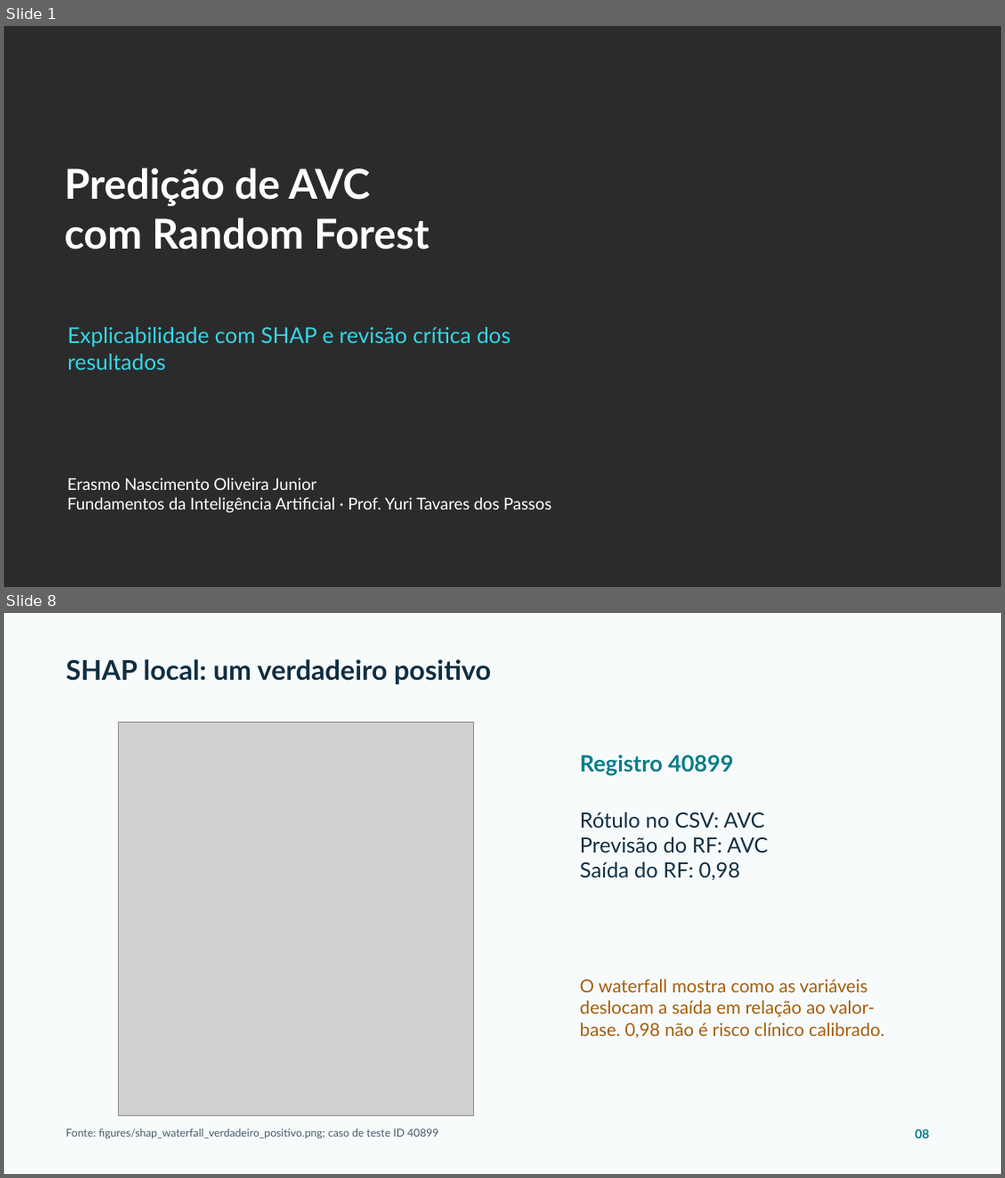
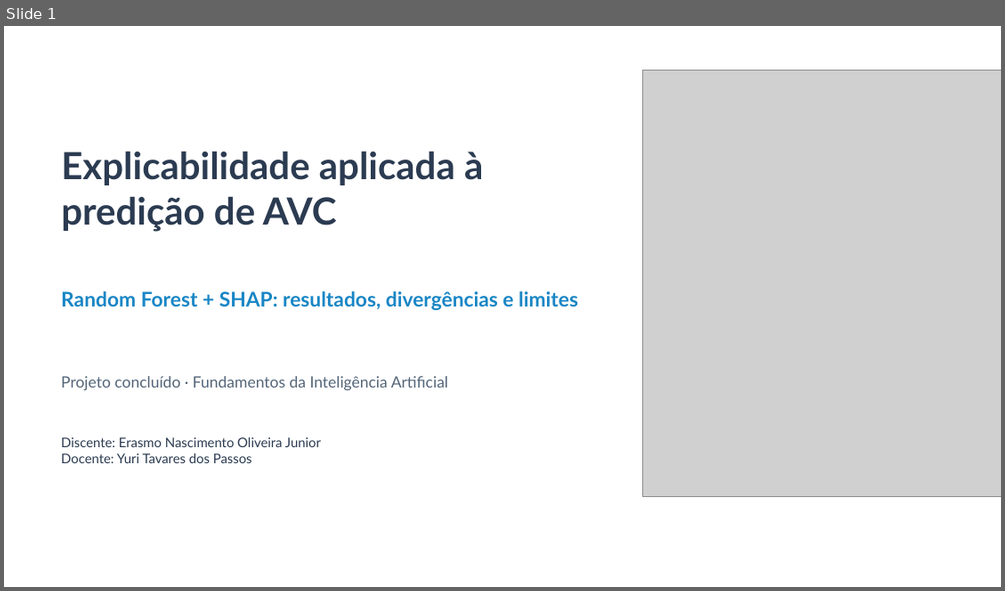
Before and after one commit to Erasmojuniordev/xai-avc-shap, a slide deck: projeto-python/apresentacao/Apresentacao_Critica_AVC_SHAP.pptx. Shown one above the other, each under a label of ours: slides 1 and 8 before the commit, slide 1 after it; the slides between them are not shown. The pictures are 1005x1178 and 1005x591 pixels, drawn with LibreOffice and Linux fonts; fonts in the diff are those of the drawing; grey boxes stand for pictures; background and template pictures are left out; a plain dark background stands for a picture behind light text. Boxes give left, top, right and bottom in pixels: in the first picture for what was removed or moved away, otherwise in the second. Text is boxed around its words. In the diff, an @@ line names an element or a change of style, - is before the commit and + after.

Commit message:
docs: reformula apresentação final de RF e SHAP
Atualiza 14 lâminas no visual da proposta inicial com divergências do artigo, crítica à procedência, resultados em teste intocado, gráficos SHAP e explicação de um falso negativo.

```diff
--- a/projeto-python/apresentacao/Apresentacao_Critica_AVC_SHAP.pptx
+++ b/projeto-python/apresentacao/Apresentacao_Critica_AVC_SHAP.pptx
@@ slide 8 removed at (x1=4, y1=613, x2=1001, y2=1174), background #F8FBFC @@
@@ text removed at (x1=66, y1=659, x2=491, y2=684) @@
-SHAP local: um verdadeiro positivo
@@ picture removed at (x1=119, y1=722, x2=474, y2=1116) @@
@@ text removed at (x1=580, y1=755, x2=733, y2=775) @@
-Registro 40899
@@ text removed at (x1=580, y1=811, x2=768, y2=880) @@
-Rótulo no CSV: AVC
-Previsão do RF: AVC
-Saída do RF: 0,98
@@ text removed at (x1=580, y1=979, x2=884, y2=1038) @@
-O waterfall mostra como as variáveis deslocam a saída em relação ao valor-base. 0,98 não é risco clínico calibrado.
@@ text removed at (x1=66, y1=1128, x2=438, y2=1138) @@
-Fonte: figures/shap_waterfall_verdadeiro_positivo.png; caso de teste ID 40899
@@ text removed at (x1=914, y1=1128, x2=929, y2=1138) @@
-08
@@ slide 1 changed as well @@
@@ background picture (left out) to #FFFFFF @@
@@ picture added at (x1=643, y1=70, x2=1001, y2=496) @@
@@ text added at (x1=61, y1=151, x2=483, y2=232), 36 pt, text #2B3B51, bold @@
+Explicabilidade aplicada à
+predição de AVC
@@ text at (x1=61, y1=291, x2=578, y2=310): text changed; size 39.8 to 19.5 pt; text colour #FFFFFF to #1986C5 @@
-Predição de AVC
-com Random Forest
+Random Forest + SHAP: resultados, divergências e limites
@@ text at (x1=61, y1=376, x2=448, y2=390): text changed; size 21 to 15 pt; text colour #35D6E5 to #536578 @@
-Explicabilidade com SHAP e revisão crítica dos resultados
+Projeto concluído · Fundamentos da Inteligência Artificial
@@ text at (x1=61, y1=437, x2=321, y2=463): text changed; size 15.8 to 12.8 pt; text colour #FFFFFF to #2B3B51 @@
-Erasmo Nascimento Oliveira Junior
-Fundamentos da Inteligência Artificial · Prof. Yuri Tavares dos Passos
+Discente: Erasmo Nascimento Oliveira Junior
+Docente: Yuri Tavares dos Passos
```
Also in this commit, not shown: 13 slides added, 10 other slides removed.
